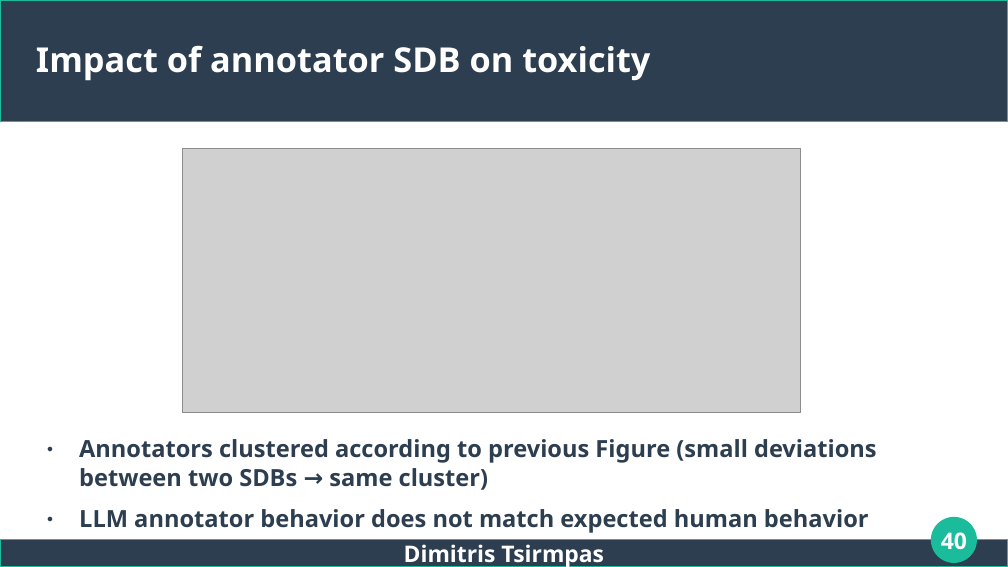
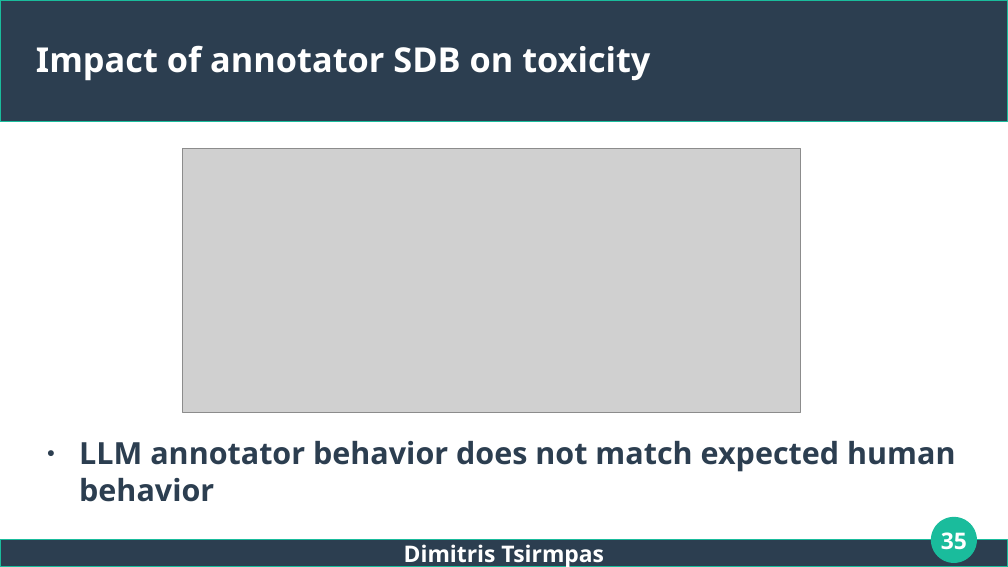
Before and after one commit to dimits-ts/llm_moderation_research, a slide deck: slide 35 of presentations/thesis.odp (slide 40 before the commit). Drawn at 1008x567 pixels with LibreOffice and Linux fonts; fonts in the diff are those of the drawing; grey boxes stand for pictures. Boxes give left, top, right and bottom in pixels: in the first picture for what was removed or moved away, otherwise in the second. Text is boxed around its words. In the diff, an @@ line names an element or a change of style, - is before the commit and + after.

```diff
--- a/presentations/thesis.odp
+++ b/presentations/thesis.odp
@@ text "LLM annotator behavior does not ..." at (x1=79, y1=441, x2=955, y2=502): size 18.6 to 24 pt @@
@@ text at (x1=79, y1=439, x2=877, y2=490): paragraph removed @@
-● Annotators clustered according to previous Figure (small deviations between two SDBs → same cluster)
@@ page number at (x1=941, y1=532, x2=967, y2=550): text changed @@
-40
+35
```
Also in this commit, not shown: 13 other slides changed, 1 slide added, 7 slides removed, 8 other files.
